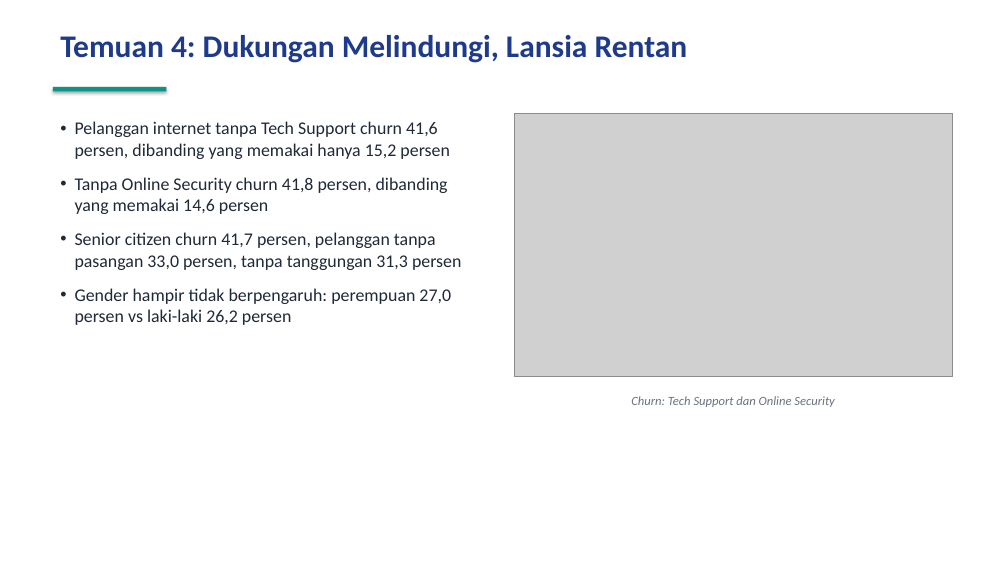
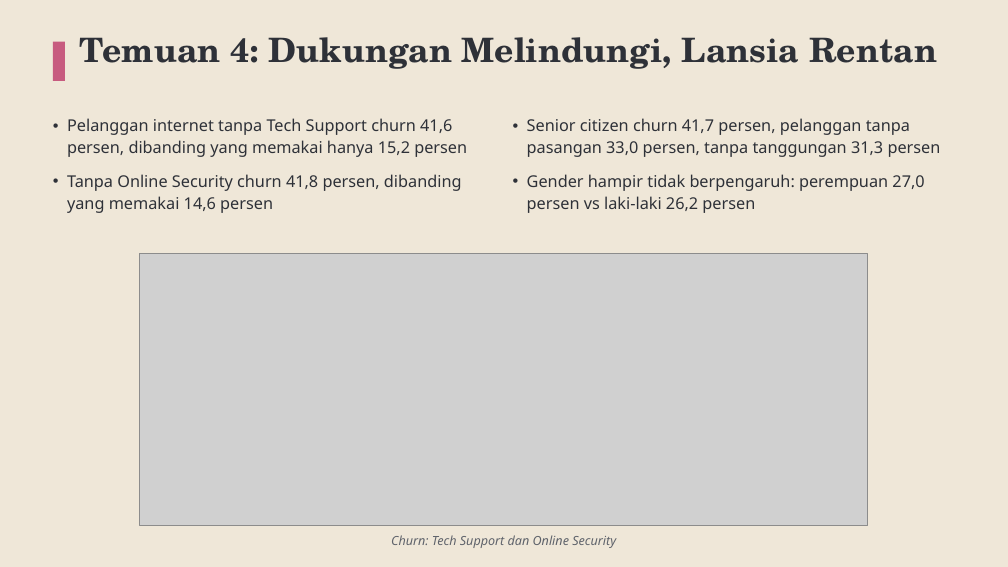
Before and after one commit to baghizash/telco-customer-churn-analysis, a slide deck: slide 7 of Portofolio-Analisis-Telco-Churn.pptx. Drawn at 1008x567 pixels with LibreOffice and Linux fonts; fonts in the diff are those of the drawing; grey boxes stand for pictures. Boxes give left, top, right and bottom in pixels: in the first picture for what was removed or moved away, otherwise in the second. Text is boxed around its words. In the diff, an @@ line names an element or a change of style, - is before the commit and + after.

```diff
--- a/Portofolio-Analisis-Telco-Churn.pptx
+++ b/Portofolio-Analisis-Telco-Churn.pptx
@@ background #FFFFFF to #EFE7D8 @@
@@ text "Temuan 4: Dukungan Melindungi, Lansia ...": place and size @@
-text "Temuan 4: Dukungan Melindungi, Lansia ..." at <box>60,35,688,63</box>
+text "Temuan 4: Dukungan Melindungi, Lansia ..." at <box>79,37,937,69</box>
@@ text "Temuan 4: Dukungan Melindungi, Lansia ..." at <box>79,37,937,69</box>: size 30 to 32 pt, font Calibri to TeX Gyre Schola, text colour #1E3A8A to #2E3138; less space between paragraphs @@
@@ rectangle added at <box>53,42,65,81</box>, fill #C75B7F @@
@@ rectangle removed at <box>53,87,166,91</box> @@
@@ text "Pelanggan internet tanpa Tech Support ..." at <box>67,118,467,213</box>: size 17 to 15.5 pt, font Calibri to Noto Sans, text colour #1F2937 to #2E3138; line spacing 1 to 1.12; less space between paragraphs @@
@@ picture removed at <box>514,113,953,377</box> @@
@@ text added at <box>527,118,941,213</box>, 15.5 pt, text #2E3138 @@
+• Senior citizen churn 41,7 persen, pelanggan tanpa pasangan 33,0 persen, tanpa tanggungan 31,3 persen
+• Gender hampir tidak berpengaruh: perempuan 27,0 persen vs laki-laki 26,2 persen
@@ text at <box>75,232,461,325</box>: paragraphs removed @@
-• Senior citizen churn 41,7 persen, pelanggan tanpa pasangan 33,0 persen, tanpa tanggungan 31,3 persen
-• Gender hampir tidak berpengaruh: perempuan 27,0 persen vs laki-laki 26,2 persen
@@ picture added at <box>140,253,868,526</box> @@
@@ text "Churn: Tech Support dan Online ...": place and size @@
-text "Churn: Tech Support dan Online ..." at <box>631,396,834,407</box>
+text "Churn: Tech Support dan Online ..." at <box>391,535,616,548</box>
@@ text "Churn: Tech Support dan Online ..." at <box>391,535,616,548</box>: font Calibri to Noto Sans, text colour #6B7280 to #5F636B; less space between paragraphs @@
```
Also in this commit, not shown: 9 other slides changed.
